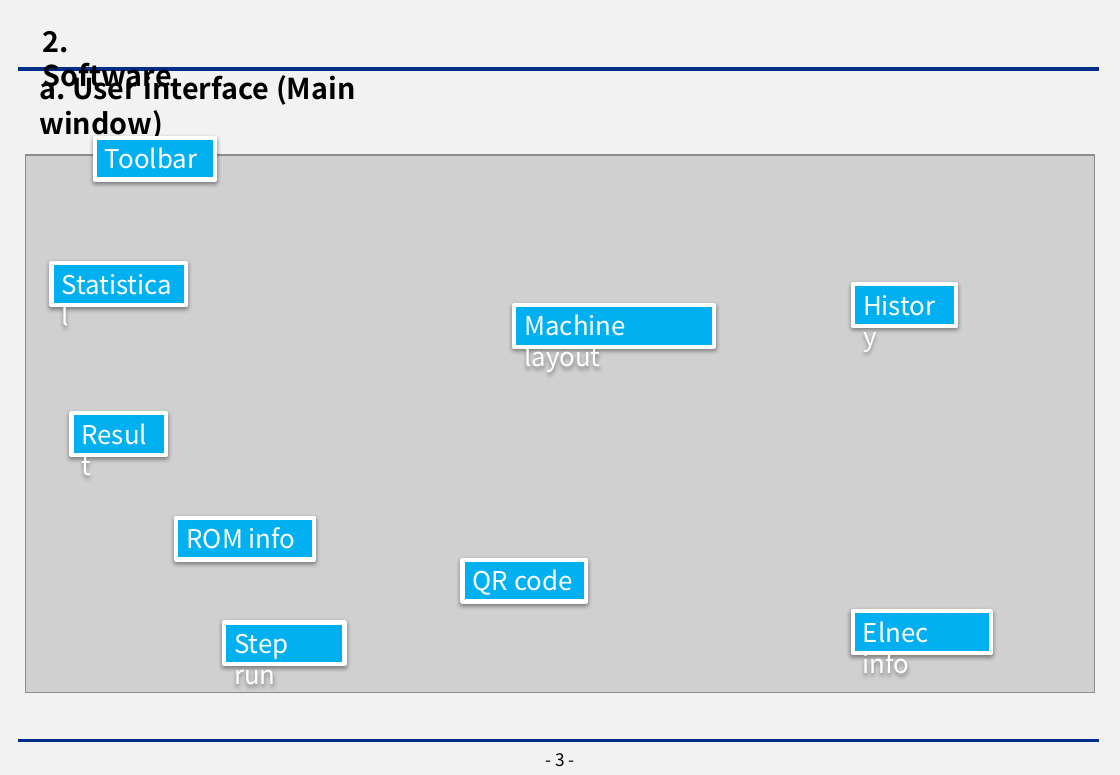
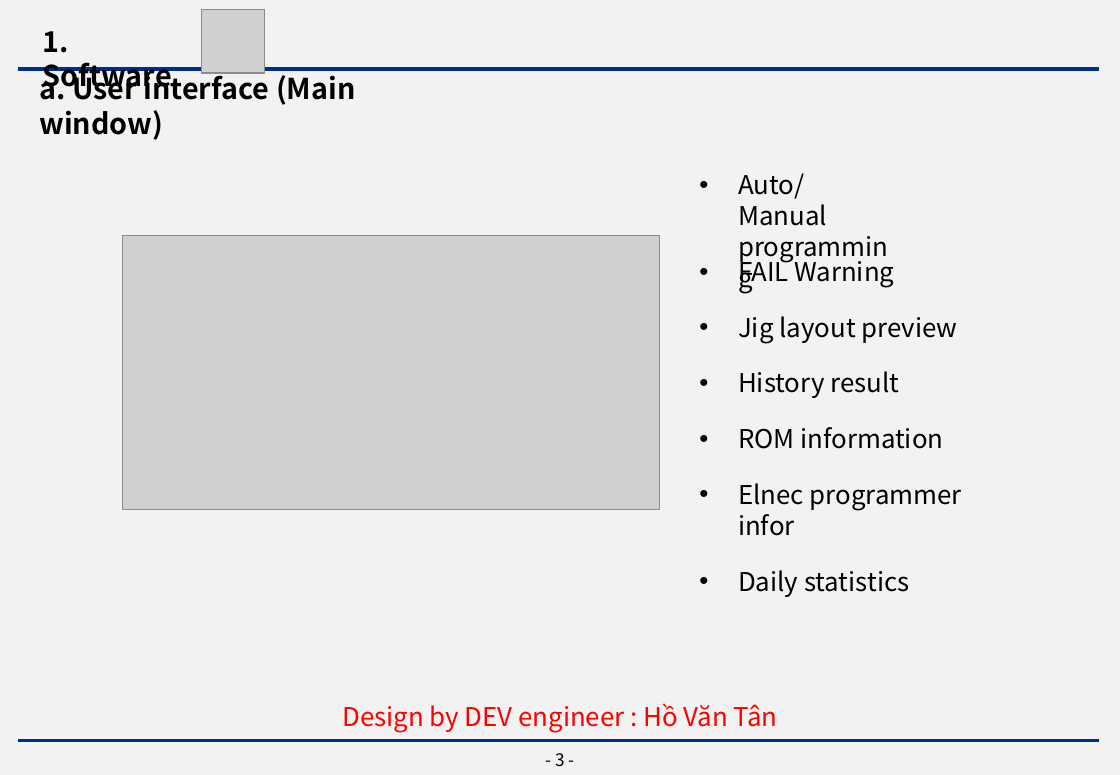
Before and after one commit to Paztty/Micom-Inline, a slide deck: slide 4 of 4. Report/A_MS part 1.pptx. Drawn at 1120x775 pixels with LibreOffice and Linux fonts; fonts in the diff are those of the drawing; grey boxes stand for pictures; background and template pictures are left out. Boxes give left, top, right and bottom in pixels: in the first picture for what was removed or moved away, otherwise in the second. Text is boxed around its words. In the diff, an @@ line names an element or a change of style, - is before the commit and + after.

```diff
--- a/4. Report/A_MS part 1.pptx
+++ b/4. Report/A_MS part 1.pptx
@@ picture added at [201, 9, 265, 73] @@
@@ text at [43, 31, 172, 94]: text changed @@
-2. Software
+1. Software
@@ rectangle removed at [95, 138, 216, 179] @@
-Toolbar
@@ text added at [738, 173, 827, 226], 18 pt, text #000000 @@
+• Auto/ Manual programming
@@ picture: place and size @@
-picture at [26, 155, 1094, 693]
+picture at [122, 236, 660, 511]
@@ rectangle removed at [52, 264, 186, 305] @@
-Statistical
@@ text added at [738, 255, 894, 288], 18 pt, text #000000 @@
+• FAIL Warning
@@ rectangle removed at [853, 284, 957, 326] @@
-History
@@ rectangle removed at [514, 305, 714, 346] @@
-Machine layout
@@ text added at [738, 316, 958, 343], 18 pt, text #000000 @@
+• Jig layout preview
@@ text added at [738, 371, 900, 398], 18 pt, text #000000 @@
+• History result
@@ rectangle removed at [71, 414, 167, 455] @@
-Result
@@ text added at [738, 427, 944, 449], 18 pt, text #000000 @@
+• ROM information
@@ text added at [738, 483, 962, 536], 18 pt, text #000000 @@
+• Elnec programmer infor
@@ rectangle removed at [176, 518, 314, 559] @@
-ROM info
@@ rectangle removed at [462, 561, 585, 602] @@
-QR code
@@ text added at [738, 570, 909, 597], 18 pt, text #000000 @@
+• Daily statistics
@@ rectangle removed at [224, 623, 345, 664] @@
-Step run
@@ rectangle removed at [853, 612, 992, 654] @@
-Elnec info
@@ text added at [342, 703, 778, 732], 18 pt, text #FF0000 @@
+Design by DEV engineer : Hồ Văn Tân
```
Also in this commit, not shown: 4 other slides changed, 4 slides added, 7 slides removed, 21 other files.
